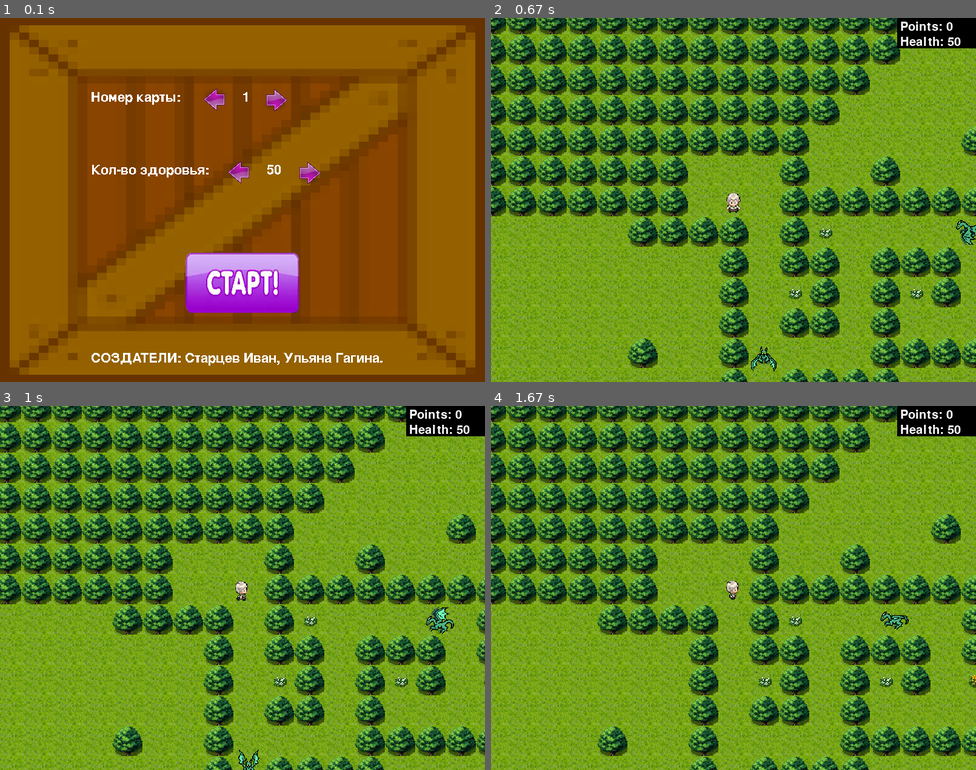
Above: before the commit, frames 1-4 (two rows, left to right).
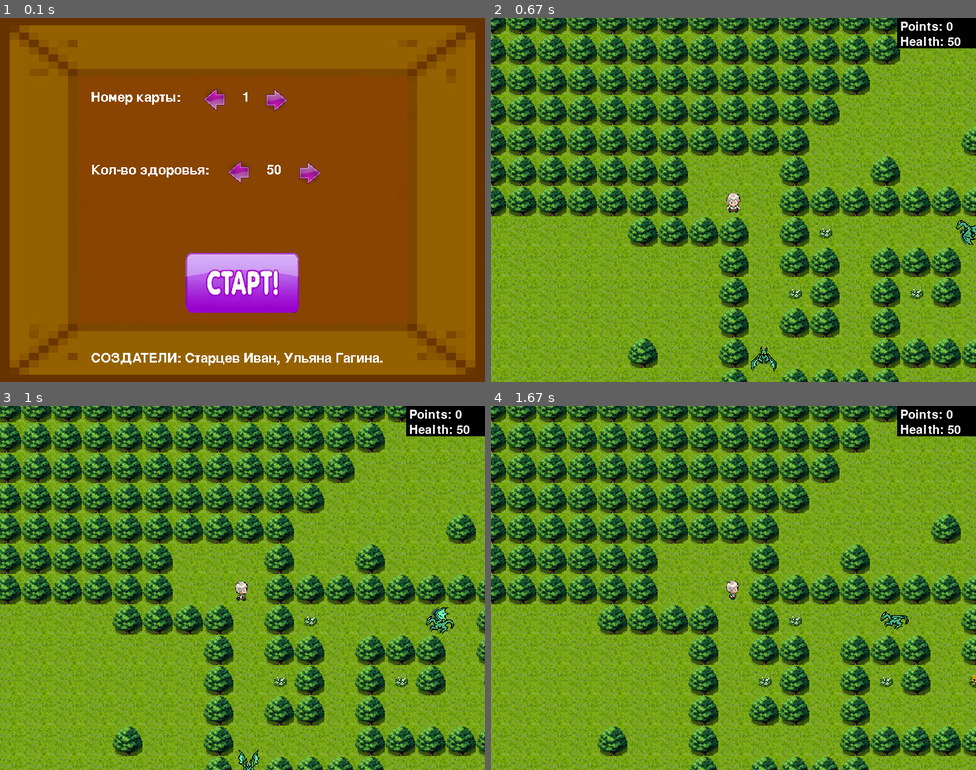
Above: after the commit, the same moments.

Repository: ivampo/PygameProject
Game: pygame game, started from basic.py
The game is run twice, just before and just after one commit, with the same random seed, the same clock (stepped at 60 frames per second) and the same inputs.
Inputs (mouse positions are in pixels of both pictures, inside the frame that each line leads up to):
- Up to frame 1 (0.1 s): no input
- Up to frame 2 (0.67 s): click (733, 283) at 0.42 s
- Up to frame 3 (1 s): hold Right from 0.67 s (still down); move the mouse to (223, 602) at 0.7 s
- Up to frame 4 (1.67 s): release Right at 1.13 s; hold Up 1.17-1.47 s; hold Right from 1.5 s (still down)

The runs differ from the first frame. In frame 1, 9.9% of the frame differs, in the area x 16-84%, y 16-84%; in frame 2, nothing differs; in frame 3, nothing differs; in frame 4, nothing differs.

Commit message:
доделан главный экран

Diff:
--- a/basic.py
+++ b/basic.py
@@ -46,7 +46,7 @@
 
 
 def start_screen():
-    fon = pygame.transform.scale(load_image('box.png'), (width, height))
+    fon = pygame.transform.scale(load_image('box1.png'), (width, height))
     font = pygame.font.SysFont(None, 32)
     health_list = [20, 50, 100]
     health_num = 1
Binary file added: box1.png
